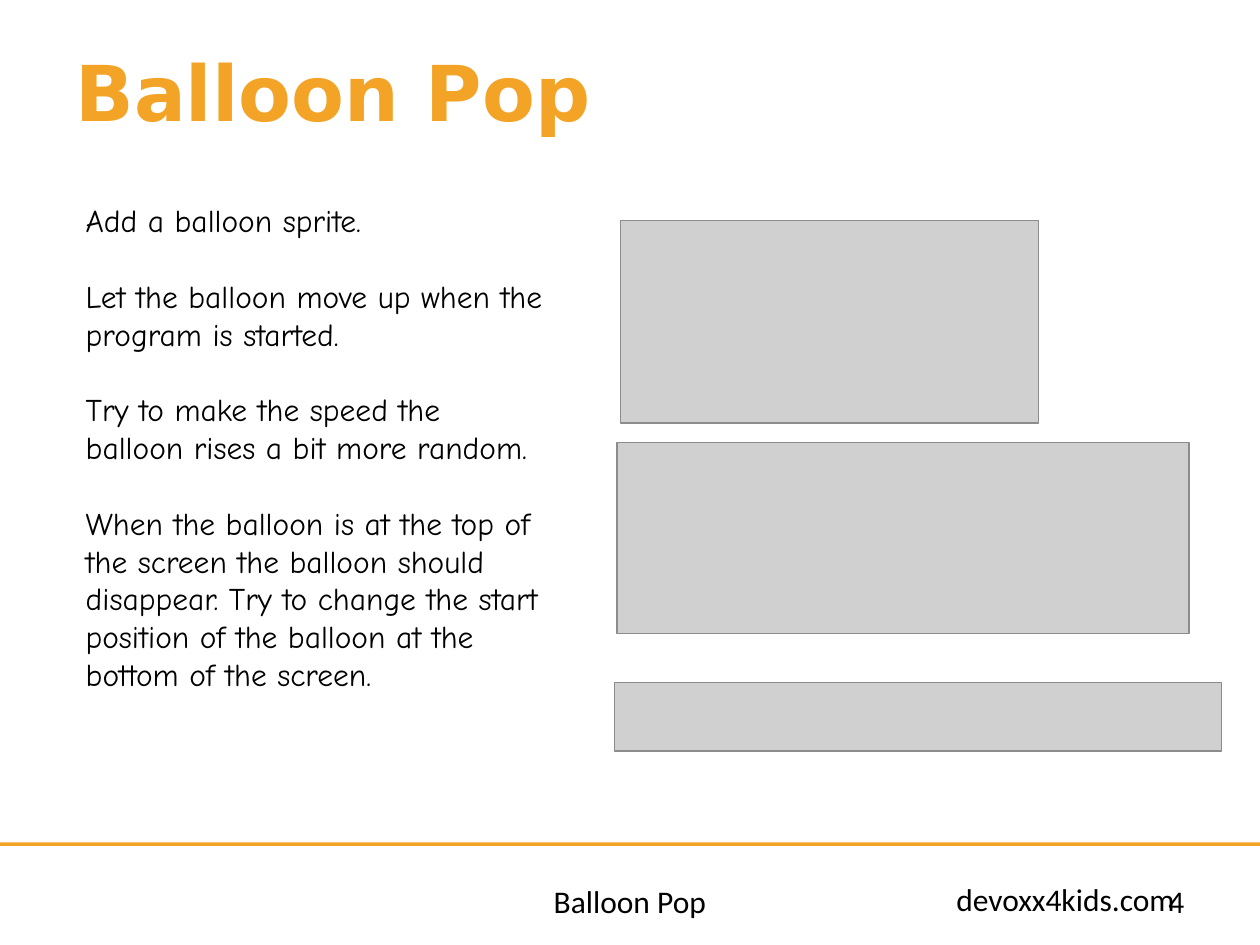
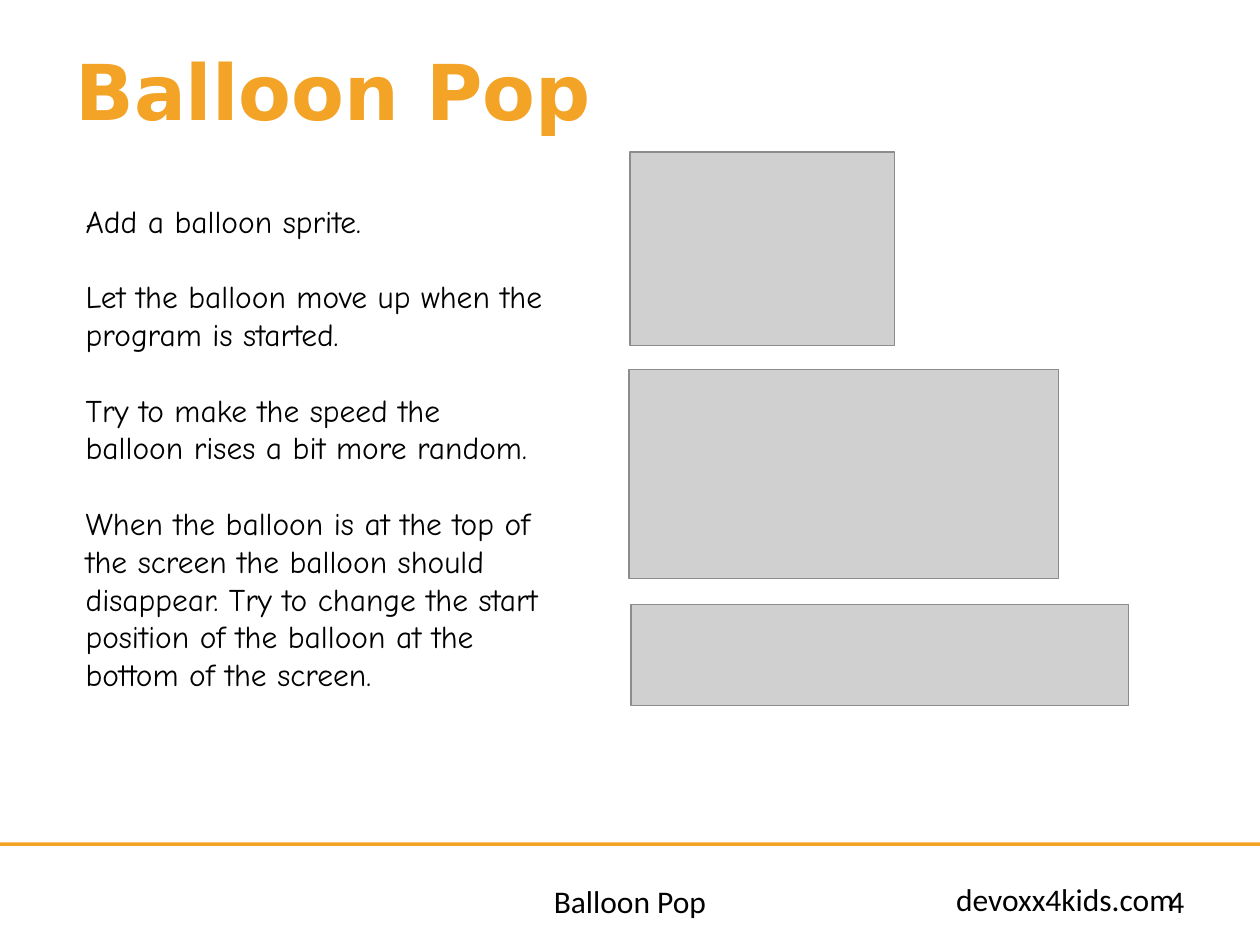
Before and after one commit to bertjan/jpoint-devoxx4kids, a slide deck: slide 4 of scratch-leapmotion/instructions/en/Balloon Pop.pptx. Drawn at 1260x945 pixels with LibreOffice and Linux fonts; fonts in the diff are those of the drawing; grey boxes stand for pictures; background and template pictures are left out. Boxes give left, top, right and bottom in pixels: in the first picture for what was removed or moved away, otherwise in the second. Text is boxed around its words. In the diff, an @@ line names an element or a change of style, - is before the commit and + after.

Commit message:
Updated screenshots in english for balloonPop

```diff
--- a/scratch-leapmotion/instructions/en/Balloon Pop.pptx
+++ b/scratch-leapmotion/instructions/en/Balloon Pop.pptx
@@ picture added at [630,152,895,346] @@
@@ picture removed at [620,220,1038,423] @@
@@ picture added at [629,369,1058,578] @@
@@ picture removed at [617,442,1189,633] @@
@@ picture added at [631,605,1129,706] @@
@@ picture removed at [615,683,1222,751] @@
```
Also in this commit, not shown: 5 other slides changed.
